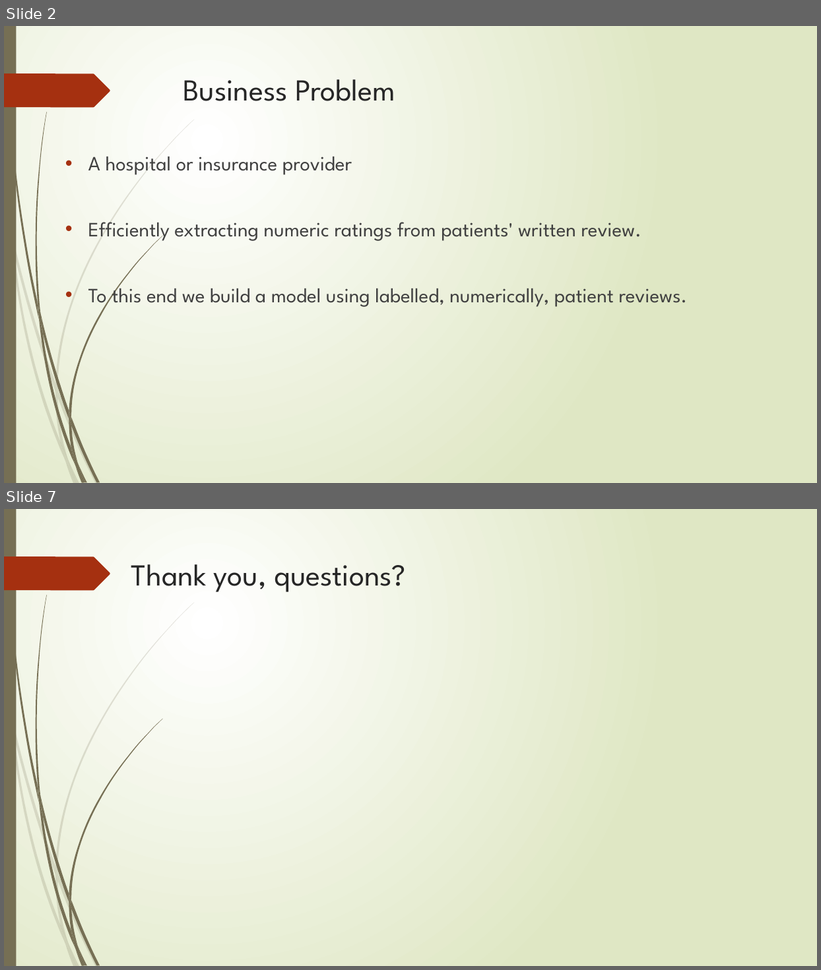
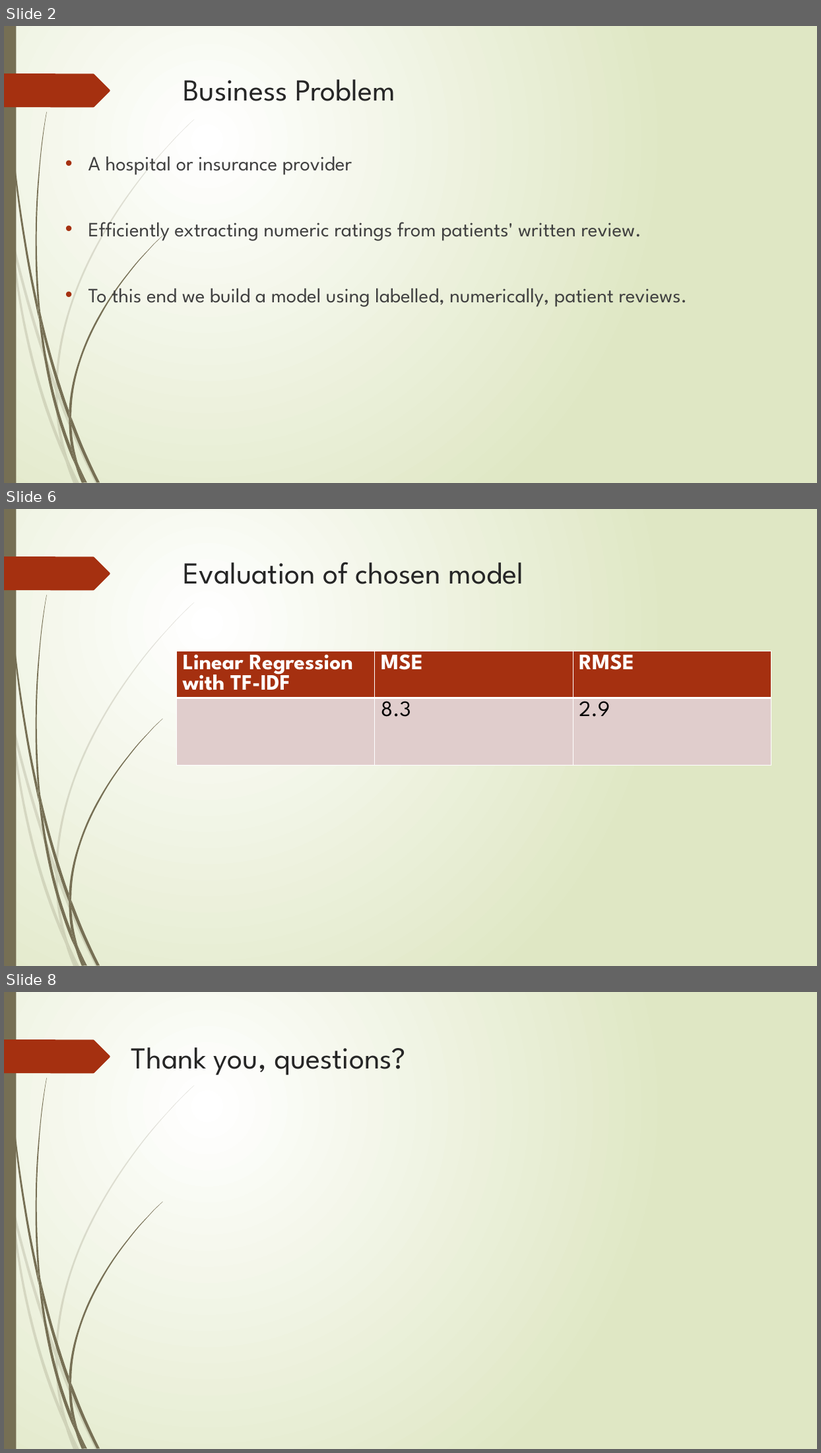
Before and after one commit to jmarksk/DrugReviewAnalysis, a slide deck: Presentation1.pptx. Shown one above the other, each under a label of ours: slides 2 and 7 before the commit, slides 2, 6 and 8 after it; the slides between them are not shown. The pictures are 821x970 and 821x1453 pixels, drawn with LibreOffice and Linux fonts; fonts in the diff are those of the drawing. Boxes give left, top, right and bottom in pixels: in the first picture for what was removed or moved away, otherwise in the second. Text is boxed around its words. In the diff, an @@ line names an element or a change of style, - is before the commit and + after.

Commit message:
evaluation of chosen model

```diff
--- a/Presentation1.pptx
+++ b/Presentation1.pptx
@@ slide 6 added at (x1=4, y1=509, x2=817, y2=966), background gradient #FFFFFF to #DFE8C4; not listed: 24 template elements that a slide beside it also shows @@
@@ title added at (x1=183, y1=562, x2=523, y2=584), 36 pt, text #262626 @@
+Evaluation of chosen model
@@ table added at (x1=177, y1=651, x2=772, y2=795), 2 rows, 3 columns @@
+Linear Regression with TF-IDF | MSE | RMSE
+ | 8.3 | 2.9
@@ what was slide 7 is now slide 8 @@
```
Also in this commit, not shown: 3 slides changed, 1 other file.
